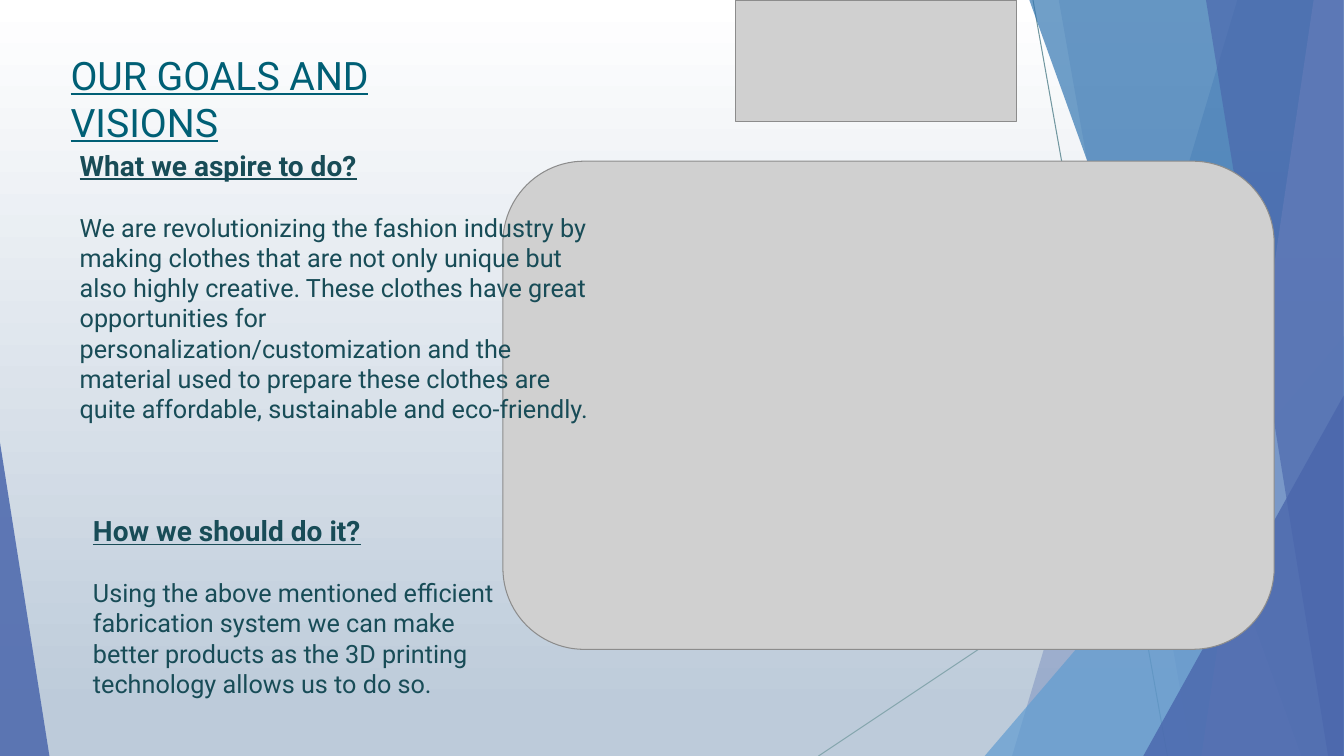
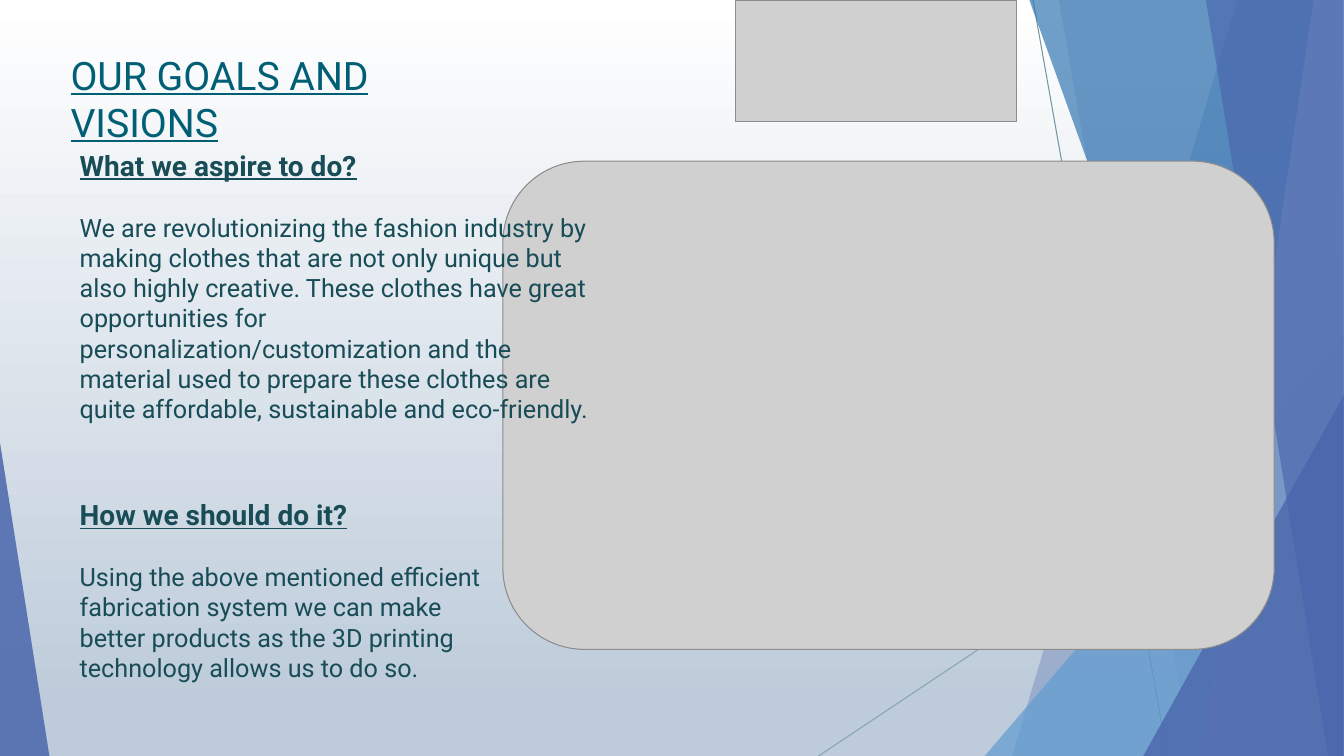
Before and after one commit to subhro1530/Hult-Prize, a slide deck: slide 4 of Demonstration.pptx. Drawn at 1344x756 pixels with LibreOffice and Linux fonts; fonts in the diff are those of the drawing; grey boxes stand for pictures. Boxes give left, top, right and bottom in pixels: in the first picture for what was removed or moved away, otherwise in the second. Text is boxed around its words. In the diff, an @@ line names an element or a change of style, - is before the commit and + after.

Commit message:
changes saved

```diff
--- a/Demonstration.pptx
+++ b/Demonstration.pptx
@@ text "How we should do it?": place and size @@
-text "How we should do it?" at bbox=[93, 520, 494, 699]
+text "How we should do it?" at bbox=[80, 504, 480, 683]
```
